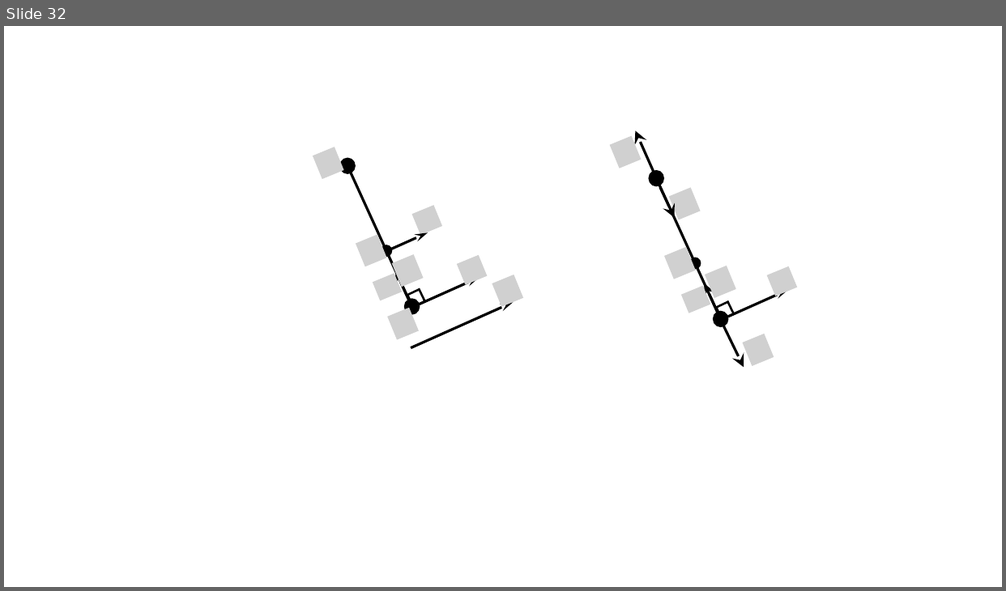
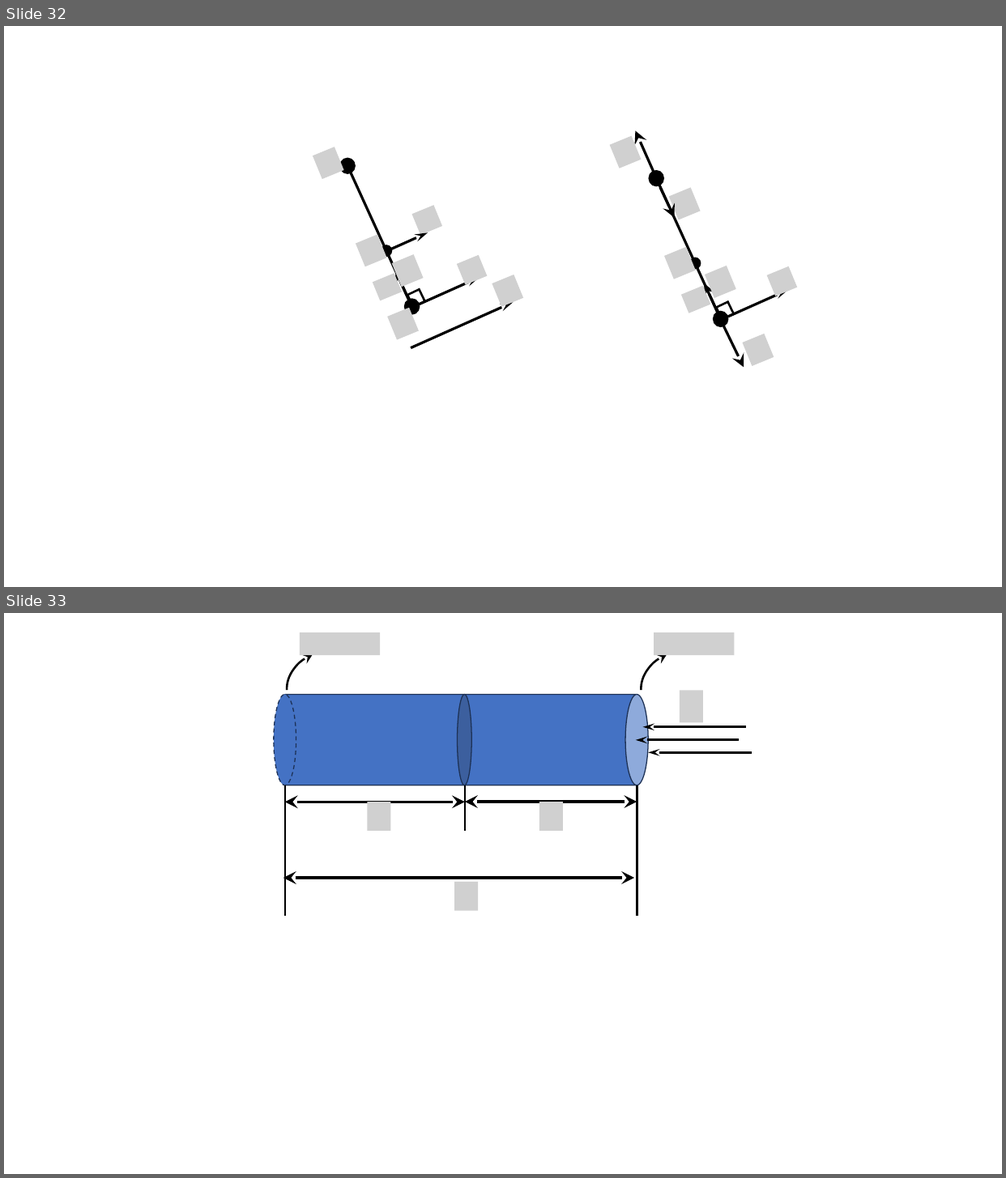
Before and after one commit to savchenko-physics/savchenko-physics.github.io, a slide deck: src/Drawings.pptx. Shown one above the other, each under a label of ours: slide 32 before the commit, slides 32 and 33 after it. The pictures are 1006x591 and 1006x1178 pixels, drawn with LibreOffice and Linux fonts; fonts in the diff are those of the drawing; grey boxes stand for pictures. Boxes give left, top, right and bottom in pixels: in the first picture for what was removed or moved away, otherwise in the second. Text is boxed around its words. In the diff, an @@ line names an element or a change of style, - is before the commit and + after.

```diff
--- a/src/Drawings.pptx
+++ b/src/Drawings.pptx
@@ slide 33 added at [4,613,1002,1174], background #FFFFFF @@
@@ picture added at [300,632,380,655] @@
@@ picture added at [654,632,734,655] @@
@@ arc (boxed as its full ellipse) added at [285,644,403,730], outline #000000 2 pt @@
@@ arc (boxed as its full ellipse) added at [640,644,757,730], outline #000000 2 pt @@
@@ ellipse added at [274,695,296,786], fill #4472C4, outline #1E3256 1 pt dashed @@
@@ cylinder added at [275,694,648,786], fill #4472C4, outline #1E3256 1 pt @@
@@ ellipse added at [458,695,472,786], fill #262626 at 24% opacity, outline #1E3256 1 pt @@
@@ picture added at [680,690,703,722] @@
@@ arrow added from (747, 726) to (643, 726), #000000 2.25 pt @@
@@ arrow added from (739, 740) to (636, 740), #000000 2.25 pt @@
@@ arrow added from (752, 752) to (649, 752), #000000 2.25 pt @@
@@ line added from (285, 915) to (285, 786), #000000 1.75 pt @@
@@ double arrow added from (285, 803) to (465, 803), #000000 2.5 pt @@
@@ picture added at [367,802,390,831] @@
@@ line added from (465, 831) to (465, 786), #000000 1.75 pt @@
@@ double arrow added from (465, 802) to (637, 802), #000000 2.5 pt @@
@@ picture added at [539,802,562,831] @@
@@ line added from (637, 915) to (637, 786), #000000 1.75 pt @@
@@ double arrow added from (283, 878) to (634, 878), #000000 2.5 pt @@
@@ picture added at [454,882,478,911] @@
```
Also in this commit, not shown: 5 other files.
